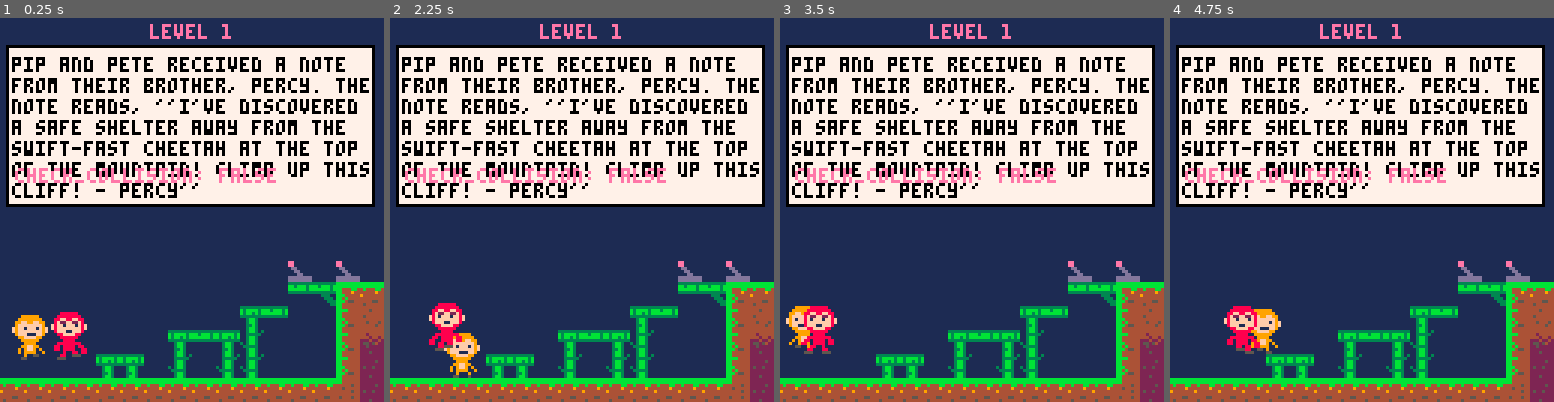
Above: before the commit, frames 1-4 (left to right).
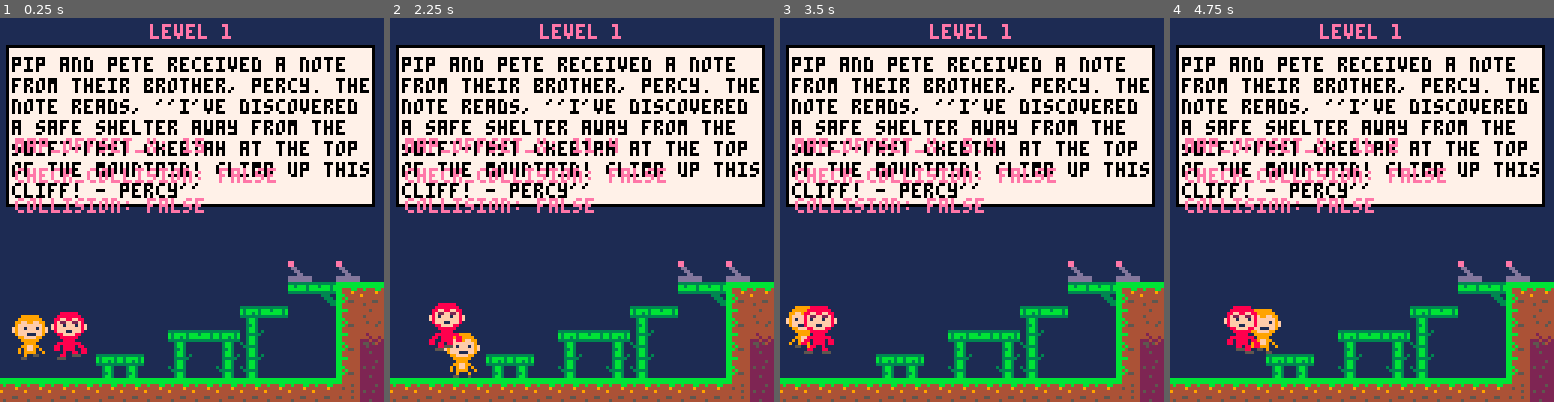
Above: after the commit, the same moments.

Repository: salachyan/EMO
Game: PICO-8 cartridge emo.p8
Same seed, same stepped clock (60 frames per second), same inputs: the game is played once before the commit and once after it.
Inputs:
- Up to frame 1 (0.25 s): no input
- Up to frame 2 (2.25 s): tap X (X key) at 0.33, 1.07, 1.85 s; tap O (Z key) at 0.7, 1.7, 2.1 s; hold Right 1.6-2.1 s; hold Up from 2.15 s (still down)
- Up to frame 3 (3.5 s): release Up at 2.42 s; hold Right 2.47-3.03 s; tap O (Z key) at 2.5, 2.9, 3.3 s; tap X (X key) at 2.97 s; hold Left from 3.08 s (still down)
- Up to frame 4 (4.75 s): release Left at 3.58 s; hold Down 3.63-3.97 s; tap O (Z key) at 3.7, 4.1, 4.5 s; hold Right 4.02-4.68 s; tap X (X key) at 4.08 s; hold Up from 4.73 s (still down)

The runs differ from the first frame. In frame 1, 1.5% of the frame differs, in the area x 3-54%, y 31-51%; in frame 2, 1.6%; in frame 3, 1.5%; in frame 4, 1.6%, in the area x 3-60%, y 31-51%.

Commit message:
fixed incorrect collisions in level2 and fixed seesaw functionalities

Diff:
--- a/emo.p8
+++ b/emo.p8
@@ -141,7 +141,7 @@
 22252222444444444444444411111111000000000000000000000000000000000000000000000000000000003333333333333333333333333333333333333333
 __gff__
 0000000000000000000000000000000000000000000000000000000000000000000000000000000000000000000000000000000000000000000000000000000000000000000000000000000000000000000000000000000000000000000000000000000000000000000000000000000000000000000000000000000000000000
-00000000000000000f0f000f0000000000000000000000000f0f0f0000000000000000000000000000000000000000000000000000000000000f0f0000000000000000000000000000000000000000000f0f0f0f0000000000000000000000000f0f0f0f0f0f0f0f00000000000000000f0f0f00000000000000000000000000
+00000000000000000f0000000000000000000000000000000f0f0f0000000000000000000000000000000000000000000000000000000000000f0f0000000000000000000000000000000000000000000f0f0f0f0000000000000000000000000f0f0f0f0f0f0f0f00000000000000000f0f0f00000000000000000000000000
 __map__
 000000000000000000000000000000000000000000000000000000000000c4c4c4c4c4c4c4c4c4c4c4c4c4c4c4c4c4c4c4c4c4c4c4c40000000000000000000000000000000000000000000000000000000000000000000000000000000000000000000000000000000000000000000000000000000000000000000000000000
 000000000000000000000000000000000000000000000000000000000000c4c4c4c4c4c4c4c4c4c4c4c4c4c4c4c4c4c4c4c4c4c4c4c40000000000000000000000000000000000000000000000000000000000000000000000000000000000000000000000000000000000000000000000000000000000000000000000000000
--- a/gameloop/collisions.lua
+++ b/gameloop/collisions.lua
@@ -49,7 +49,7 @@
   end
 end
 
-function check_collision1(player1, player2)
+function check_collision(player1, player2)
   if player1.x < player2.x + player2.w and
   player1.x + player1.w > player2.x and
   player1.y < player2.y + player2.h and
@@ -60,9 +60,9 @@
   end
 end
 
-function check_collision(player1, player2)
-  if player1.x < player2.x + player2.w and
-  player1.x + player1.w > player2.x and
+function check_collision1(player1, player2)
+  if player1.x < player2.x-7 + player2.w-7 and
+  player1.x-7 + player1.w-7 > player2.x-7 and
   player1.y < player2.y + player2.h and
   player1.y + player1.h > player2.y then
   return true
--- a/gameloop/draw.lua
+++ b/gameloop/draw.lua
@@ -47,14 +47,15 @@
       spr(platform5.sp, platform5.x, platform5.y, 1, 1)
       -- spr(platform6.sp, platform6.x, platform6.y, 1, 1)
       spr(platform_mover.sp, platform_mover.x, platform_mover.y, 1, 1)
+      spr(wall_level2.sp, wall_level2.x, wall_level2.y, 1, 1)
       -- spr(wall_player2.sp, wall_player2.x, wall_player2.y, 1, 1)
     end
 
-    print("check_collision: "..tostring(check_collision(player1, seesaw_arch2) and player1.dx>0 and not check_collision(player1, seesaw_bottom1)), 5, 50, 14)
-    -- print("map_offset_x: "..map_offset_x, 5, 40, 14)
+    print("check_collision: "..tostring(check_collision(player1,platform5)), 5, 50, 14)
+    print("map_offset_x: "..tostring(player2.x), 5, 40, 14)
     -- print("player1.landed: "..tostring(player1.landed), 5, 50, 14)
     -- print("player1_touched_switch1_x: "..player1_touched_switch1_x, 5, 60, 14)
-    -- print("collision: "..tostring(check_collision(player1, box1)), 5, 60, 14)
+    print("collision: "..tostring(check_collision(player1,platform1)), 5, 60, 14)
     -- print("collision: "..tostring(check_collision(player1, seesaw_bottom1)), 5, 60, 14)
     -- print("collision_top: "..tostring(check_collision(player1, seesaw_top1)), 5, 70, 14)
     -- print("level1b: "..tostring(player1.y), 5, 80, 14)
--- a/gameloop/initialize.lua
+++ b/gameloop/initialize.lua
@@ -188,6 +188,14 @@
     -- if map_offset_x==30 and map_offset_y==12 then
     -- if map_offset_x==30 and map_offset_y==12 then
     platform1 = {
+      x = 16,     -- starting x position
+      y = 72,     -- starting y position
+      sp = 208,
+      w = 8,     -- width of the sprite in pixels
+      h = 8,     -- height of the sprite in pixels
+      dy=0
+    }
+    platform2 = {
       x = 24,     -- starting x position
       y = 72,     -- starting y position
       sp = 208,
@@ -195,7 +203,7 @@
       h = 8,     -- height of the sprite in pixels
       dy=0
     }
-    platform2 = {
+    platform3 = {
       x = 32,     -- starting x position
       y = 72,     -- starting y position
       sp = 208,
@@ -203,7 +211,7 @@
       h = 8,     -- height of the sprite in pixels
       dy=0
     }
-    platform3 = {
+    platform4 = {
       x = 40,     -- starting x position
       y = 72,     -- starting y position
       sp = 208,
@@ -211,7 +219,7 @@
       h = 8,     -- height of the sprite in pixels
       dy=0
     }
-    platform4 = {
+    platform5 = {
       x = 48,     -- starting x position
       y = 72,     -- starting y position
       sp = 208,
@@ -219,16 +227,8 @@
       h = 8,     -- height of the sprite in pixels
       dy=0
     }
-    platform5 = {
-      x = 56,     -- starting x position
-      y = 72,     -- starting y position
-      sp = 208,
-      w = 8,     -- width of the sprite in pixels
-      h = 8,     -- height of the sprite in pixels
-      dy=0
-    }
     platform6 = {
-      x = 64,     -- starting x position
+      x = 48,     -- starting x position
       y = 72,     -- starting y position
       sp = 208,
       w = 8,     -- width of the sprite in pixels
@@ -236,7 +236,7 @@
       dy=0
     }
     platform_mover = {
-      x = 40,     -- starting x position
+      x = 32,     -- starting x position
       y = 80,     -- starting y position
       sp = 213,
       w = 8,     -- width of the sprite in pixels
@@ -329,4 +329,12 @@
       h = 8,     -- height of the sprite in pixels
       dy=0
     }
+    wall_level2 = {
+      x = (39-30)*8,     -- starting x position
+      y = (21-12)*8,     -- starting y position
+      sp = 208,
+      w = 8,     -- width of the sprite in pixels
+      h = 8,     -- height of the sprite in pixels
+      dy=0
+    }
   end
--- a/gameloop/level1.lua
+++ b/gameloop/level1.lua
@@ -67,8 +67,8 @@
       if player2.dx > 0 and (box2.x > player2.x) then
           player2.x = box2.x - 1.8 * 8  -- Push player to the left
           box2.x = box2.x + player2.dx
-              if seesaw_top1.sp~=152 and box2.x>((18-1)-12)*8 then
-                box2.x=((18-1)-12)*8
+              if seesaw_top1.sp~=152 and box2.x>(((18-1)-12)*8)-2 then
+                box2.x=(((18-1)-12)*8)-2
               elseif box2.x>(18-12)*8 then
                 box2.x=(18-12)*8
                 box2.y=((29-19)*8) - 1
@@ -99,11 +99,85 @@
 
 function seesaw_collisions()
   -- Check for player1 and player2 collision with the seesaw
+  --left side
   if check_collision(player1, seesaw_bottom1) and box2.x ~=(18-12)*8 then
     if player1.y + player1.h <= seesaw_bottom1.y + seesaw_bottom1.h and player1.dy > 0 then
     player1.y = seesaw_bottom1.y - player1.h +5
     player1.dy = 0
     player1.landed = true
+      if check_collision(player2, seesaw_top1) then
+        player1.y-=5
+      end
+      if seesaw_top1.sp == 152 and
+      seesaw_arch1.sp== 138 and
+      seesaw_top1.y==((28+1)-19)*8 and
+      seesaw_arch1.y==((28+1)-19)*8 and
+
+      seesaw_bottom1.sp== 136 and
+      seesaw_arch2.sp== 138 and
+      seesaw_bottom1.y==((28)-19)*8 and
+      seesaw_arch2.y==((28)-19)*8 and not check_collision(player2, seesaw_top1) then
+        seesaw_top1.sp= 136
+        seesaw_arch1.sp= 155
+        seesaw_top1.y=((28)-19)*8
+        seesaw_arch1.y=((28)-19)*8
+
+        seesaw_bottom1.sp= 152
+        seesaw_arch2.sp= 155
+        seesaw_bottom1.y=((28+1)-19)*8
+        seesaw_arch2.y=((28+1)-19)*8
+      end
+    end
+  end
+  --box collides with left side and keep right side up
+  if check_collision(player1, seesaw_bottom1) and box2.x ==(18-12)*8 then
+    if player1.y + player1.h <= seesaw_bottom1.y + seesaw_bottom1.h and player1.dy > 0 then
+      player1.y = seesaw_bottom1.y - player1.h
+      player1.dy = 0
+      player1.landed = true
+    end
+  end
+  if check_collision(player2, seesaw_bottom1) and box2.x ==(18-12)*8 then
+    if player2.y + player2.h <= seesaw_bottom1.y + seesaw_bottom1.h and player2.dy > 0 then
+      player2.y = seesaw_bottom1.y - player2.h
+      player2.dy = 0
+      player2.landed = true
+    end
+  end
+  -- left side
+  if check_collision(player1, seesaw_top1) and box2.x ~=(18-12)*8 then
+    if player1.y + player1.h <= seesaw_top1.y + seesaw_top1.h and player1.dy > 0 then
+      player1.y = seesaw_top1.y - player1.h +5
+      player1.dy = 0
+      player1.landed = true
+    if check_collision(player2, seesaw_bottom1) then
+      player1.y -=5
+    end
+      if not check_collision(player2, seesaw_bottom1) then
+        seesaw_top1.sp= 152
+        seesaw_arch1.sp= 138
+        seesaw_top1.y=((28+1)-19)*8
+        seesaw_arch1.y=((28+1)-19)*8
+
+        seesaw_bottom1.sp= 136
+        seesaw_arch2.sp= 138
+        seesaw_bottom1.y=((28)-19)*8
+        seesaw_arch2.y=((28)-19)*8
+      end
+    end
+  end
+  -- if player1.y>56.08 and player2.x>=(22-12)*8 and player2.x<=(23-12)*8 then
+  --   player1.y=56.08
+  -- end
+  --right side
+  if check_collision(player2, seesaw_bottom1) and box2.x ~=(18-12)*8 then
+    if check_collision(player1, seesaw_top1) then
+      player1.y=(26-19)*8
+    end
+    if player2.y + player2.h <= seesaw_bottom1.y + seesaw_bottom1.h and player2.dy > 0 then
+      player2.y = seesaw_bottom1.y - player2.h +5
+      player2.dy = 0
+      player2.landed = true
       if seesaw_top1.sp == 152 and
       seesaw_arch1.sp== 138 and
       seesaw_top1.y==((28+1)-19)*8 and
@@ -125,94 +199,39 @@
       end
     end
   end
-  if check_collision(player1, seesaw_bottom1) and box2.x ==(18-12)*8 then
-    if player1.y + player1.h <= seesaw_bottom1.y + seesaw_bottom1.h and player1.dy > 0 then
-      player1.y = seesaw_bottom1.y - player1.h
-      player1.dy = 0
-      player1.landed = true
-    end
-  end
-  if check_collision(player2, seesaw_bottom1) and box2.x ==(18-12)*8 then
-    if player2.y + player2.h <= seesaw_bottom1.y + seesaw_bottom1.h and player2.dy > 0 then
-      player2.y = seesaw_bottom1.y - player2.h
+  --left side
+  if check_collision(player2, seesaw_top1) and box2.x ~=(18-12)*8 then
+    if check_collision(player1, seesaw_bottom1) then
+      player1.y=(26-19)*8
+    end
+    if player2.y + player2.h <= seesaw_top1.y + seesaw_top1.h and player2.dy > 0 then
+      player2.y = seesaw_top1.y - player2.h  +5
       player2.dy = 0
       player2.landed = true
-    end
-  end
-  -- seesaw_top1.sp=136
-  -- seesaw_arch1.sp=155
-  if check_collision(player1, seesaw_top1) and box2.x ~=(18-12)*8 then
-    if player1.y + player1.h <= seesaw_top1.y + seesaw_top1.h and player1.dy > 0 then
-    player1.y = seesaw_top1.y - player1.h +5
-    player1.dy = 0
-    player1.landed = true
-
-    seesaw_top1.sp= 152
-    seesaw_arch1.sp= 138
-    seesaw_top1.y=((28+1)-19)*8
-    seesaw_arch1.y=((28+1)-19)*8
-
-    seesaw_bottom1.sp= 136
-    seesaw_arch2.sp= 138
-    seesaw_bottom1.y=((28)-19)*8
-    seesaw_arch2.y=((28)-19)*8
-    end
-  end
-  if check_collision(player2, seesaw_bottom1) and box2.x ~=(18-12)*8 then
-    if player2.y + player2.h <= seesaw_bottom1.y + seesaw_bottom1.h and player2.dy > 0 then
-        player2.y = seesaw_bottom1.y - player2.h
-        player2.dy = 0
-        player2.landed = true
-        if seesaw_top1.sp == 152 and
-        seesaw_arch1.sp== 138 and
-        seesaw_top1.y==((28+1)-19)*8 and
-        seesaw_arch1.y==((28+1)-19)*8 and
-
-        seesaw_bottom1.sp== 136 and
-        seesaw_arch2.sp== 138 and
-        seesaw_bottom1.y==((28)-19)*8 and
-        seesaw_arch2.y==((28)-19)*8 then
-          seesaw_top1.sp= 136
-          seesaw_arch1.sp= 155
-          seesaw_top1.y=((28)-19)*8
-          seesaw_arch1.y=((28)-19)*8
-
-          seesaw_bottom1.sp= 152
-          seesaw_arch2.sp= 155
-          seesaw_bottom1.y=((28+1)-19)*8
-          seesaw_arch2.y=((28+1)-19)*8
-      end
-    end
-  end
-    if check_collision(player2, seesaw_top1) and box2.x ~=(18-12)*8 then
-      if player2.y + player2.h <= seesaw_top1.y + seesaw_top1.h and player2.dy > 0 then
-          player2.y = seesaw_top1.y - player2.h  +5
-          player2.dy = 0
-          player2.landed = true
-
-          seesaw_top1.sp= 152
-          seesaw_arch1.sp= 138
-          seesaw_top1.y=((28+1)-19)*8
-          seesaw_arch1.y=((28+1)-19)*8
-
-          seesaw_bottom1.sp= 136
-          seesaw_arch2.sp= 138
-          seesaw_bottom1.y=((28)-19)*8
-          seesaw_arch2.y=((28)-19)*8
-      end
-    end
-    if check_collision(player1, seesaw_arch1) and player1.dx<0 and not check_collision(player1, seesaw_top1) then
-      player1.x=seesaw_arch1.x+5
-    end
-    if check_collision(player2, seesaw_arch1) and player2.dx<0 and not check_collision(player2, seesaw_top1) then
-      player2.x=seesaw_arch1.x+5
-    end
-    if check_collision(player1, seesaw_arch2) and player1.dx>0 and not check_collision(player1, seesaw_bottom1) then
-      player1.x=seesaw_arch2.x-13
-    end
-    if check_collision(player2, seesaw_arch2) and player2.dx>0 and not check_collision(player2, seesaw_bottom1) then
-      player2.x=seesaw_arch2.x-13
-    end
+
+      seesaw_top1.sp= 152
+      seesaw_arch1.sp= 138
+      seesaw_top1.y=((28+1)-19)*8
+      seesaw_arch1.y=((28+1)-19)*8
+
+      seesaw_bottom1.sp= 136
+      seesaw_arch2.sp= 138
+      seesaw_bottom1.y=((28)-19)*8
+      seesaw_arch2.y=((28)-19)*8
+    end
+  end
+  if check_collision(player1, seesaw_arch1) and player1.dx<0 and not check_collision(player1, seesaw_top1) then
+    player1.x=seesaw_arch1.x+5
+  end
+  if check_collision(player2, seesaw_arch1) and player2.dx<0 and not check_collision(player2, seesaw_top1) then
+    player2.x=seesaw_arch1.x+5
+  end
+  if check_collision(player1, seesaw_arch2) and player1.dx>0 and not check_collision(player1, seesaw_bottom1) then
+    player1.x=seesaw_arch2.x-13
+  end
+  if check_collision(player2, seesaw_arch2) and player2.dx>0 and not check_collision(player2, seesaw_bottom1) then
+    player2.x=seesaw_arch2.x-13
+  end
 end
 
 player1_touched_switch3_x = 0
--- a/gameloop/level2.lua
+++ b/gameloop/level2.lua
@@ -95,9 +95,11 @@
         switch2_2.y -=1
         platform_mover.y -= 1
     end
-
+    -- if (player1.x==(38-30)*8 and player.y==(21-12)*8) or (player1.x==(32-30)*8 and player.y==(21-12)*8) then
+    --     playerdx=0.8
+    -- end
     -- Check for player1 and player2 collision with the platform
-    if check_collision(player1, platform1) then
+    if check_collision1(player1, platform1) then
         if player1.y + player1.h <= platform1.y + platform1.h and player1.dy > 0 then
         player1.y = platform1.y - player1.h  -- Position player on top of the platform1
         player1.dy = 0  -- Reset vertical speed
@@ -137,7 +139,7 @@
             player1.dy = 0
         end
     end
-    if check_collision(player1, platform5) then
+    if check_collision1(player1, platform5) then
         if player1.y + player1.h <= platform5.y + platform5.h and player1.dy > 0 then
         player1.y = platform5.y - player1.h  -- Position player on top of the platform5
         player1.dy = 0  -- Reset vertical speed
@@ -152,7 +154,7 @@
     end
 
     --platform collision for player2
-    if check_collision(player2, platform1) then
+    if check_collision1(player2, platform1) then
         if player2.y + player2.h <= platform1.y + platform1.h and player2.dy > 0 then
         player2.y = platform1.y - player2.h  -- Position player on top of the platform1
         player2.dy = 0  -- Reset vertical speed
@@ -180,7 +182,7 @@
         player2.landed = true -- Update grounded state
         end
     end
-    if check_collision(player2, platform5) then
+    if check_collision1(player2, platform5) then
         if player2.y + player2.h <= platform5.y + platform5.h and player2.dy > 0 then
         player2.y = platform5.y - player2.h  -- Position player on top of the platform5
         player2.dy = 0  -- Reset vertical speed
@@ -188,6 +190,21 @@
         end
     end
 
+    if check_collision1(player1, wall_level2) then
+        if player1.y + player1.h <= wall_level2.y + wall_level2.h and player1.dy > 0 then
+        player1.y = wall_level2.y - player1.h  -- Position player on top of the wall_level2
+        player1.dy = 0  -- Reset vertical speed
+        player1.landed = true -- Update grounded state
+        end
+    end
+    if check_collision1(player2, wall_level2) then
+        if player2.y + player2.h <= wall_level2.y + wall_level2.h and player2.dy > 0 then
+        player2.y = wall_level2.y - player2.h  -- Position player on top of the wall_level2
+        player2.dy = 0  -- Reset vertical speed
+        player2.landed = true -- Update grounded state
+        end
+    end
+    --player2 cannot touch the switch
     if check_collision(player2, wall_player2) then
         if player2.dx > 0 then
             player2.x = wall_player2.x - 1.7 * 8
